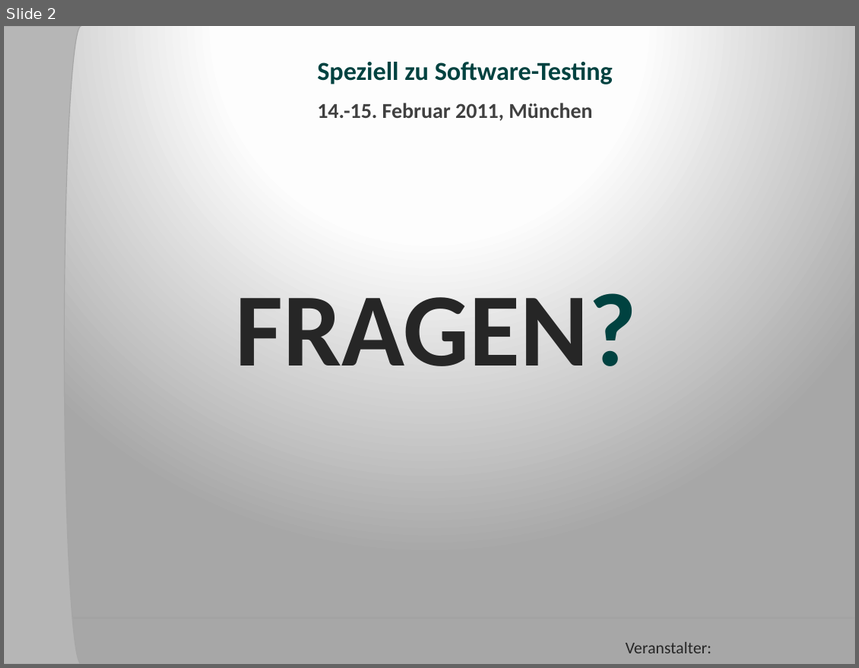
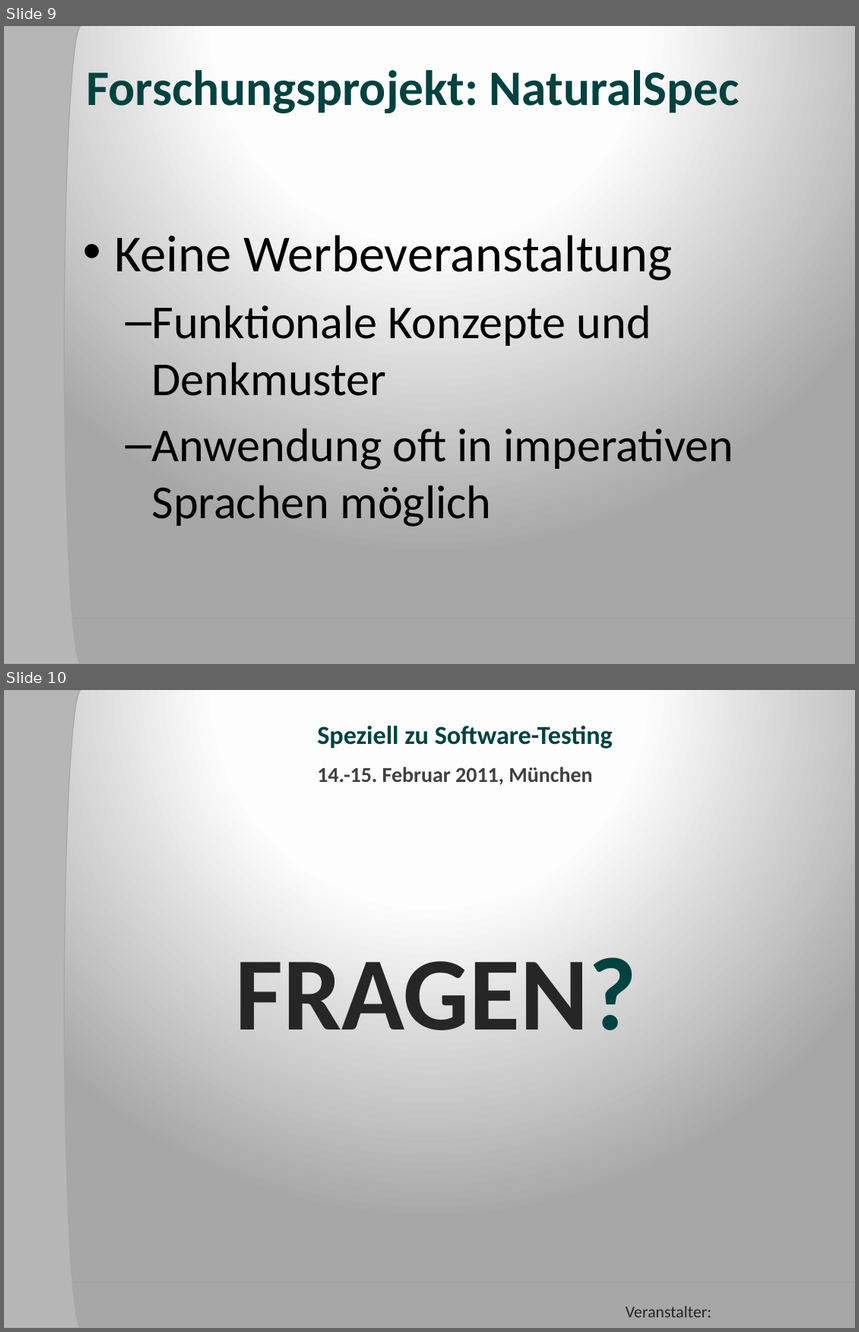
Before and after one commit to forki/NaturalSpec, a slide deck: slides/NaturalSpec_ADC2011_German.pptx. Shown one above the other, each under a label of ours: slide 2 before the commit, slides 9 and 10 after it. The pictures are 859x668 and 859x1332 pixels, drawn with LibreOffice and Linux fonts; fonts in the diff are those of the drawing; background and template pictures are left out. Boxes give left, top, right and bottom in pixels: in the first picture for what was removed or moved away, otherwise in the second. Text is boxed around its words. In the diff, an @@ line names an element or a change of style, - is before the commit and + after.

```diff
--- a/slides/NaturalSpec_ADC2011_German.pptx
+++ b/slides/NaturalSpec_ADC2011_German.pptx
@@ slide 9 added at [4, 26, 855, 664], background gradient #FFFFFF to #FEFEFE to #A7A7A7; not listed: 2 template elements that a slide beside it also shows @@
@@ title added at [86, 70, 739, 113], 42 pt, text #004240, bold @@
+Forschungsprojekt: NaturalSpec
@@ text added at [115, 235, 734, 527], 40 pt, text #000000 @@
+• Keine Werbeveranstaltung
+  – Funktionale Konzepte und Denkmuster
+  – Anwendung oft in imperativen Sprachen möglich
@@ what was slide 2 is now slide 10 @@
```
Also in this commit, not shown: 8 other slides added, 1 slide removed.
